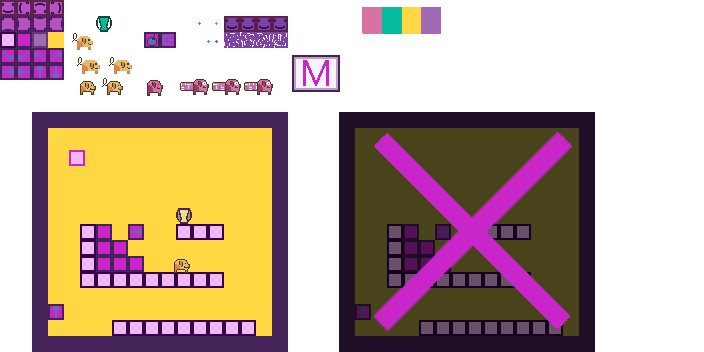
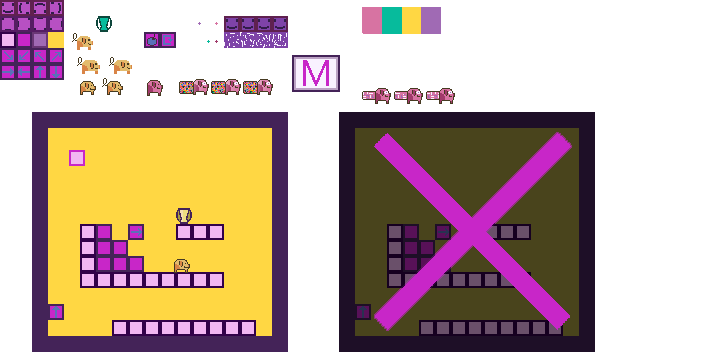
Two versions of the same layered image (w=704, h=352). Layer-by-layer changes:
added layer "Слой 13 копия 3" (1st of 2) above "Слой 13 копия 3" over [243, 81, 257, 94]
added layer "Слой 13 копия 3" (2nd of 2) above "Слой 12 копия 2" over [211, 81, 225, 94]
added layer "Слой 12 копия 2" above "Слой 1 копия 5" over [179, 81, 193, 94]
added layer "Слой 1 копия 5" above "Слой 2 копия 3" over [180, 80, 206, 94]
added layer "Слой 2 копия 3" above "Слой 1 copy 7 копия 13" over [212, 80, 238, 94]
added layer "Слой 1 copy 7 копия 13" above "Layer 4 копия" over [244, 80, 270, 94]
added layer "Layer 4 копия" above "Layer 4" over [362, 88, 455, 104]
